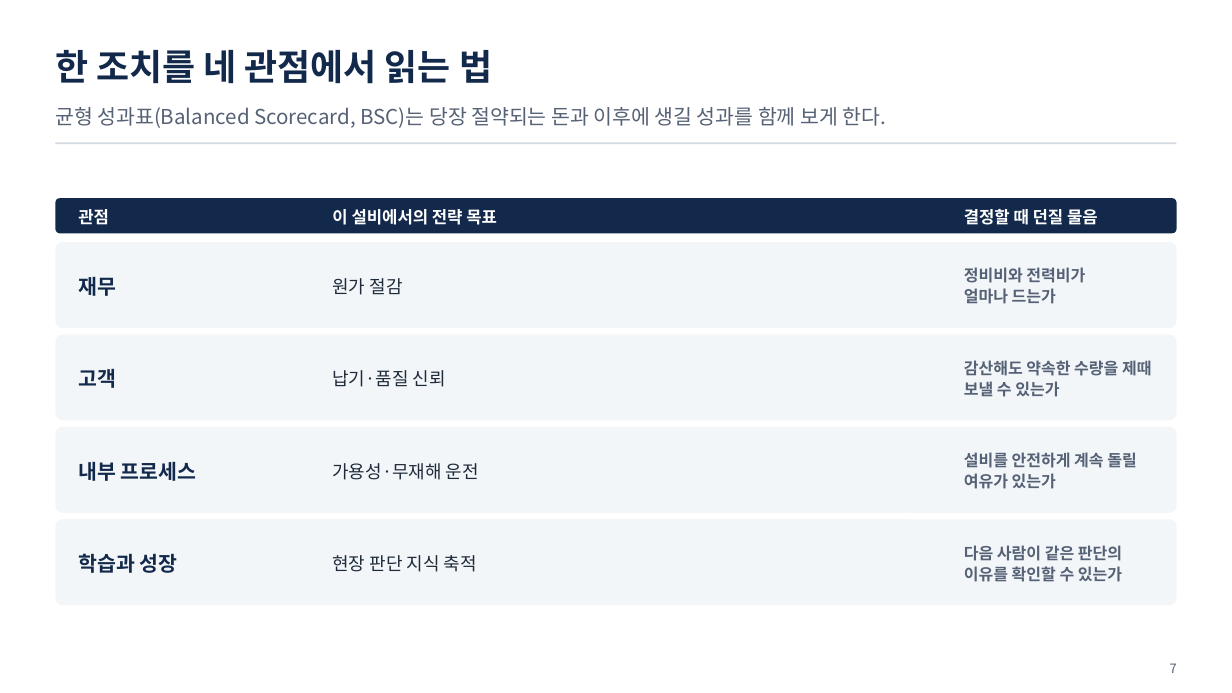
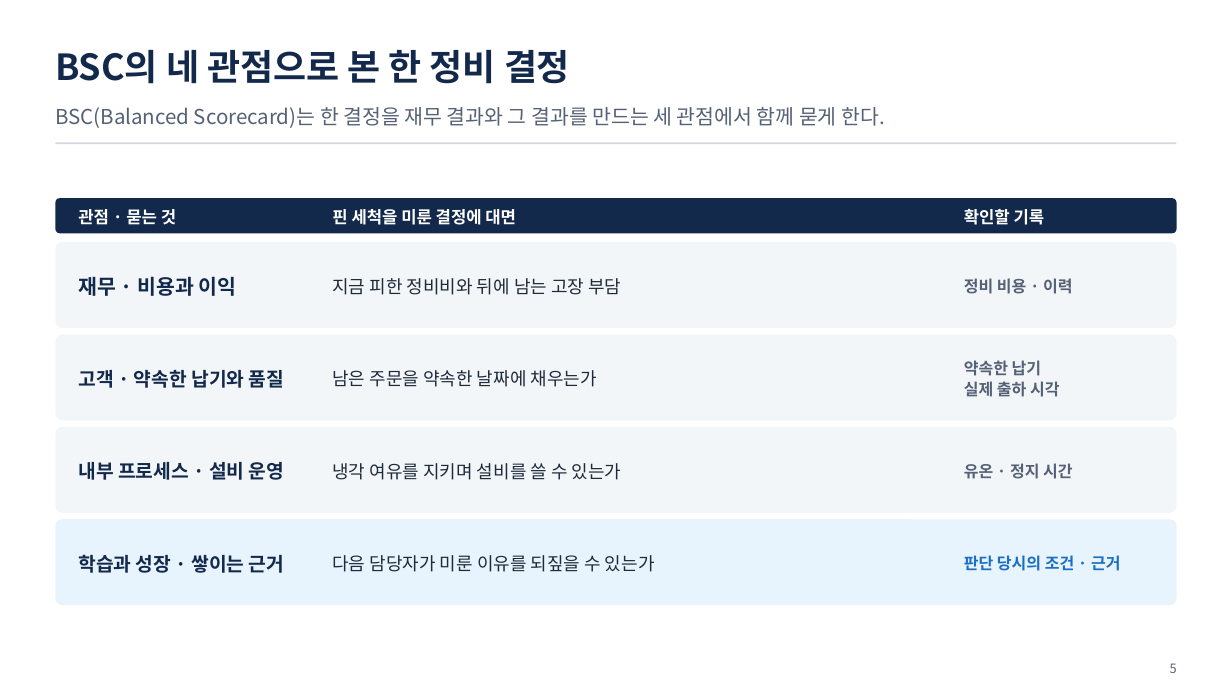
Before and after one commit to uengine-oss/hyd-iot-edu, a slide deck: slide 5 of workspace/강의제작/산출물/실전반/이론/03회차/실전반_03일차.pptx (slide 7 before the commit). Drawn at 1232x693 pixels with LibreOffice and Linux fonts; fonts in the diff are those of the drawing. Boxes give left, top, right and bottom in pixels: in the first picture for what was removed or moved away, otherwise in the second. Text is boxed around its words. In the diff, an @@ line names an element or a change of style, - is before the commit and + after.

Commit message:
실전반 3회차 덱 U1~U3(1~23장) 새 판 — 통합 3회차 U3 원본으로 성과 평가 단원을 다시 쓰고 실습1 · 2 소개를 지금 랩대로, 단원마다 독립 검토 지적(3 · 2 · 6건) 고침 · 남은일에 실전 3회차 32 · 33행 미충족 · 동기화.py pull이 이미 없는 파일을 지우다 멈추던 결함

```diff
--- a/workspace/강의제작/산출물/실전반/이론/03회차/실전반_03일차.pptx
+++ b/workspace/강의제작/산출물/실전반/이론/03회차/실전반_03일차.pptx
@@ text at [55, 50, 570, 84]: text changed @@
-한 조치를 네 관점에서 읽는 법
+BSC의 네 관점으로 본 한 정비 결정
@@ text at [55, 107, 885, 128]: text changed @@
-균형 성과표(Balanced Scorecard, BSC)는 당장 절약되는 돈과 이후에 생길 성과를 함께 보게 한다.
+BSC(Balanced Scorecard)는 한 결정을 재무 결과와 그 결과를 만드는 세 관점에서 함께 묻게 한다.
@@ text at [78, 209, 176, 225]: text changed @@
-관점
+관점 · 묻는 것
@@ text at [332, 209, 516, 225]: text changed @@
-이 설비에서의 전략 목표
+핀 세척을 미룬 결정에 대면
@@ text at [964, 209, 1045, 225]: text changed @@
-결정할 때 던질 물음
+확인할 기록
@@ text at [78, 276, 237, 296]: text changed @@
-재무
+재무 · 비용과 이익
@@ text at [332, 278, 621, 295]: text changed @@
-원가 절감
+지금 피한 정비비와 뒤에 남는 고장 부담
@@ text at [964, 278, 1072, 294]: text changed @@
-정비비와 전력비가
-얼마나 드는가
+정비 비용 · 이력
@@ text at [78, 370, 284, 388]: text changed; size 16 to 15 pt @@
-고객
+고객 · 약속한 납기와 품질
@@ text at [332, 370, 597, 387]: text changed @@
-납기·품질 신뢰
+남은 주문을 약속한 날짜에 채우는가
@@ text at [964, 360, 1059, 397]: text changed @@
-감산해도 약속한 수량을 제때 보낼 수 있는가
+약속한 납기
+실제 출하 시각
@@ text at [78, 462, 284, 480]: text changed; size 16 to 15 pt @@
-내부 프로세스
+내부 프로세스 · 설비 운영
@@ text at [332, 463, 622, 480]: text changed @@
-가용성·무재해 운전
+냉각 여유를 지키며 설비를 쓸 수 있는가
@@ text at [964, 463, 1072, 479]: text changed @@
-설비를 안전하게 계속 돌릴 여유가 있는가
+유온 · 정지 시간
@@ rounded rectangle at [55, 519, 1177, 605]: fill #F3F6F9 to #E7F3FD @@
@@ text at [78, 554, 284, 573]: text changed; size 16 to 15 pt @@
-학습과 성장
+학습과 성장 · 쌓이는 근거
@@ text at [332, 555, 655, 572]: text changed @@
-현장 판단 지식 축적
+다음 담당자가 미룬 이유를 되짚을 수 있는가
@@ text at [964, 555, 1120, 571]: text changed; text colour #556175 to #1A6FC4 @@
-다음 사람이 같은 판단의 이유를 확인할 수 있는가
+판단 당시의 조건 · 근거
@@ text at [1170, 663, 1177, 673]: text changed @@
-7
+5
```
Also in this commit, not shown: 61 other slides changed, 13 slides added, 12 slides removed, 4 other files.
